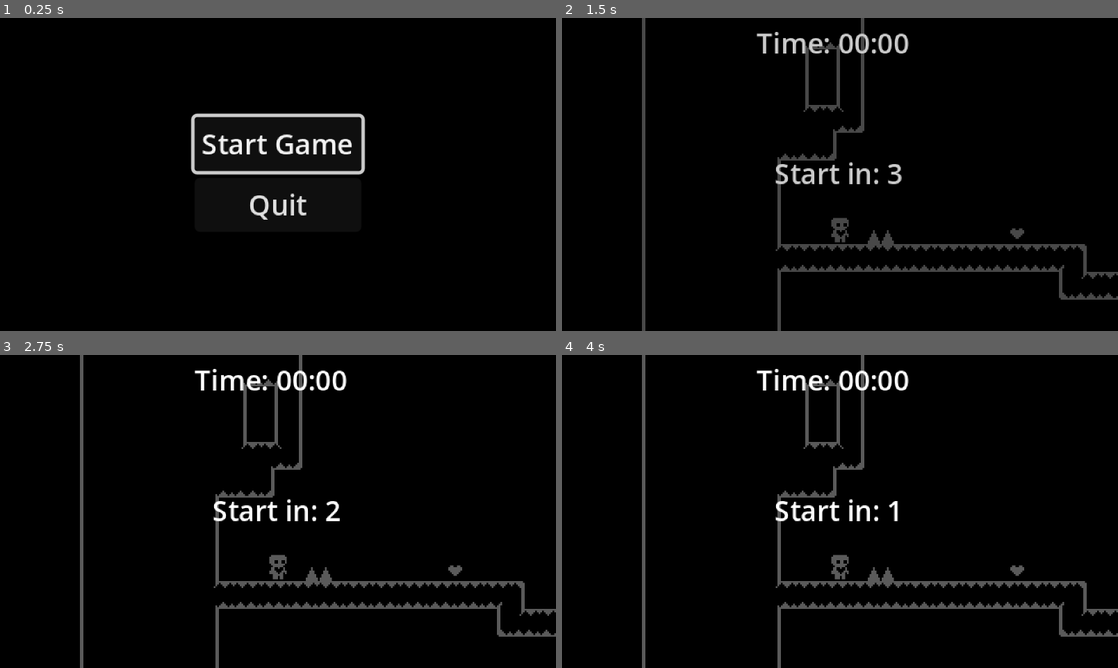
Above: before the commit, frames 1-4 (two rows, left to right).
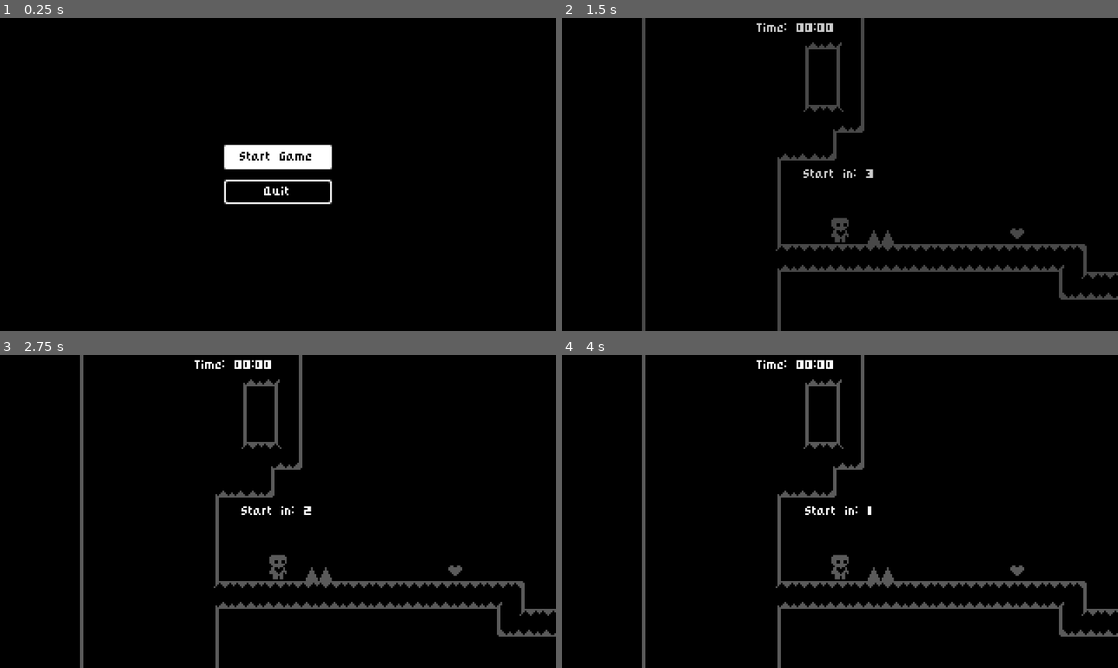
Above: after the commit, the same moments.

Repository: GreyCDevs/platformer-godot
Game: Godot game, scene res://scenes/ui/menu/start_menu.tscn
The game is run twice, just before and just after one commit, with the same random seed, the same clock (stepped at 60 frames per second) and the same inputs.
Inputs:
- Up to frame 1 (0.25 s): no input
- Up to frame 2 (1.5 s): click "Start Game" at 0.5 s; hold Right (move_right) from 1.28 s (still down)
- Up to frame 3 (2.75 s): keep holding Right (move_right); tap Space (jump) at 1.52, 2.27 s; tap Enter at 2 s
- Up to frame 4 (4 s): tap Space (jump) at 2.75, 3.77 s; release Right (move_right) at 2.78 s; hold Left (move_left) 2.78-3.53 s; tap Enter at 3.5 s; hold Right (move_right) from 3.53 s (still down)

The runs differ from the first frame. In frame 1, 3.7% of the frame differs, in the area x 34-66%, y 30-65%; in frame 2, 1.6%; in frame 3, 1.6%; in frame 4, 1.6%.

Commit message:
add base theme

Diff:
--- a/project.godot
+++ b/project.godot
@@ -28,6 +28,11 @@
 window/size/window_width_override=1280
 window/size/window_height_override=720
 window/stretch/mode="canvas_items"
+
+[gui]
+
+theme/custom="uid://de2m1k14qpprn"
+theme/custom_font="uid://b2lbn7jlxue30"
 
 [input]
 
